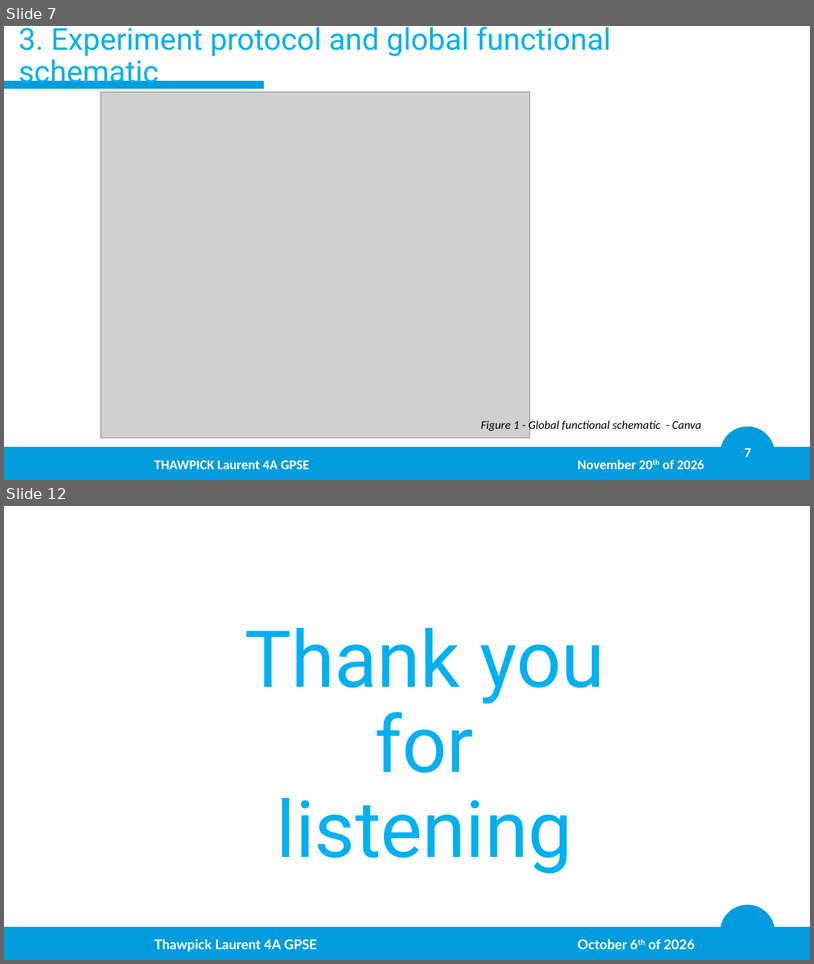
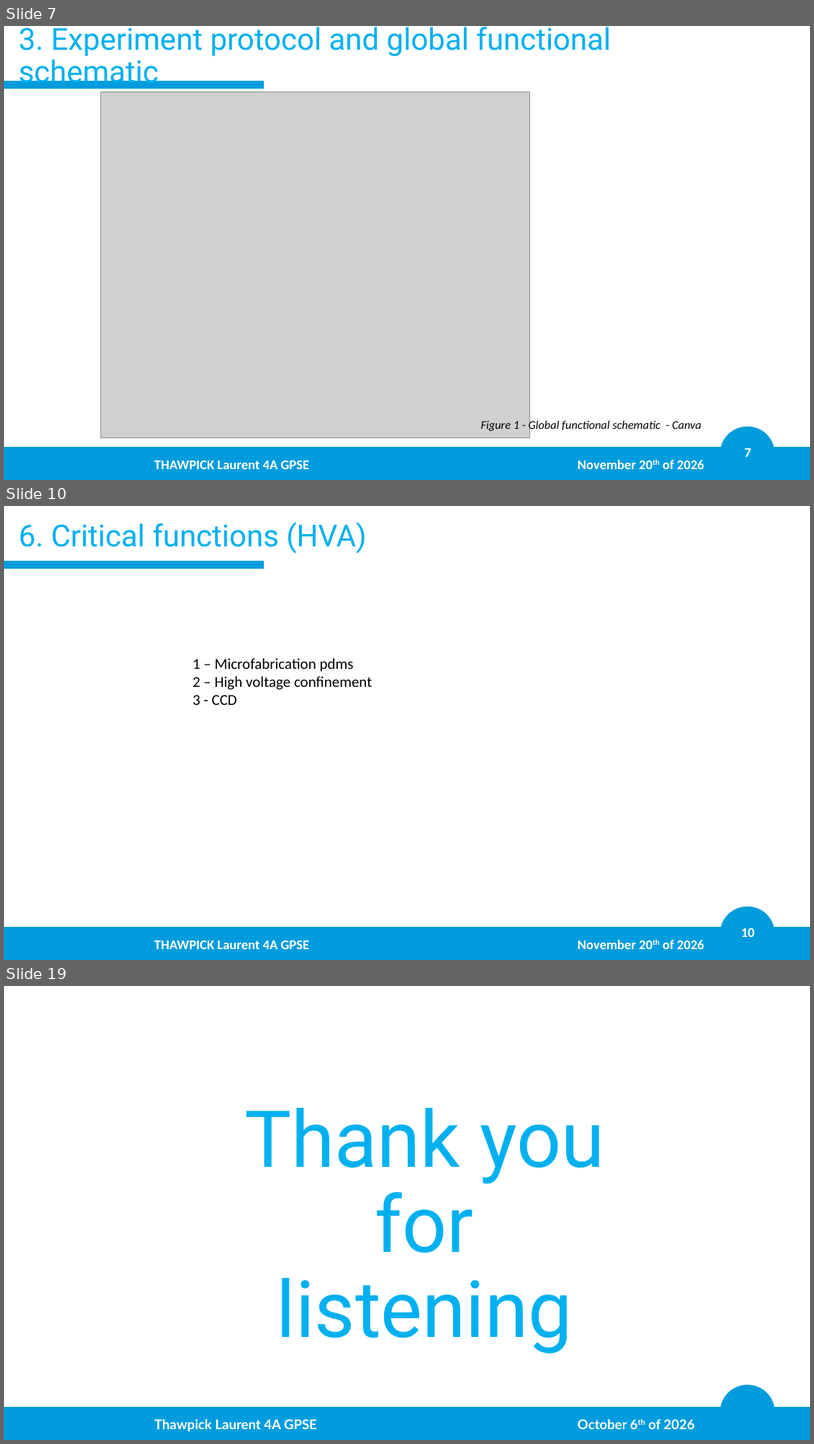
Before and after one commit to LaurentThaw/plasma-tubing, a slide deck: PDR for 20.11.26/PDR.pptx. Shown one above the other, each under a label of ours: slides 7 and 12 before the commit, slides 7, 10 and 19 after it; the slides between them are not shown. The pictures are 814x964 and 814x1444 pixels, drawn with LibreOffice and Linux fonts; fonts in the diff are those of the drawing; grey boxes stand for pictures; background and template pictures are left out. Boxes give left, top, right and bottom in pixels: in the first picture for what was removed or moved away, otherwise in the second. Text is boxed around its words. In the diff, an @@ line names an element or a change of style, - is before the commit and + after.

```diff
--- a/PDR for 20.11.26/PDR.pptx
+++ b/PDR for 20.11.26/PDR.pptx
@@ slide 10 added at (4, 506, 810, 960), background #FFFFFF; not listed: 4 template elements that a slide beside it also shows @@
@@ title added at (18, 522, 367, 554), 36 pt, text #00B0F0 @@
+6. Critical functions (HVA)
@@ text added at (193, 658, 372, 705), 18 pt, text #000000 @@
+1 – Microfabrication pdms
+2 – High voltage confinement
+3 - CCD
@@ text added at (154, 939, 705, 949), 16 pt, text #FFFFFF, bold @@
+THAWPICK Laurent 4A GPSE November 20th of 2026
@@ what was slide 12 is now slide 19 @@
```
Also in this commit, not shown: 3 slides changed, 8 other slides added, 2 slides removed, 3 other files.
